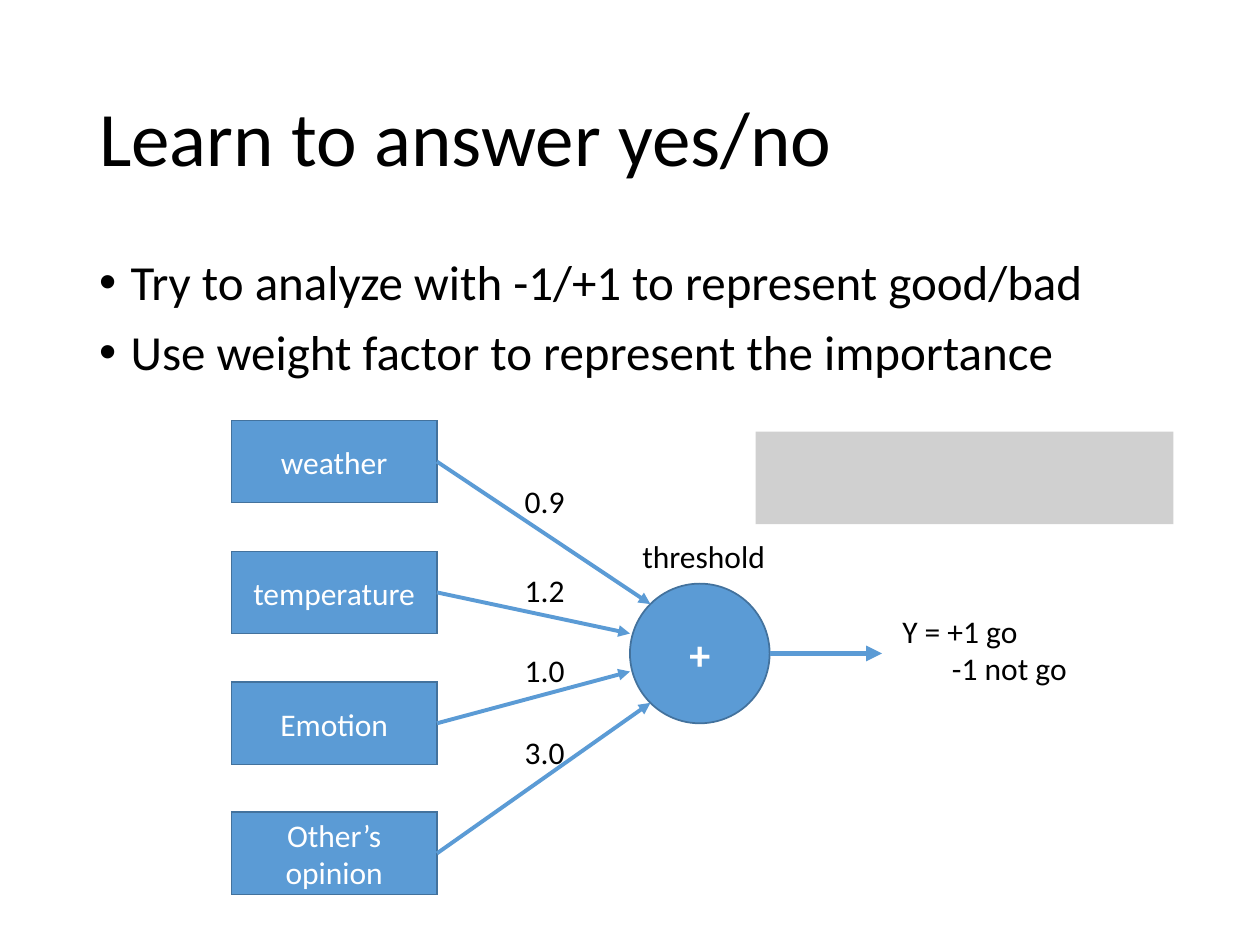
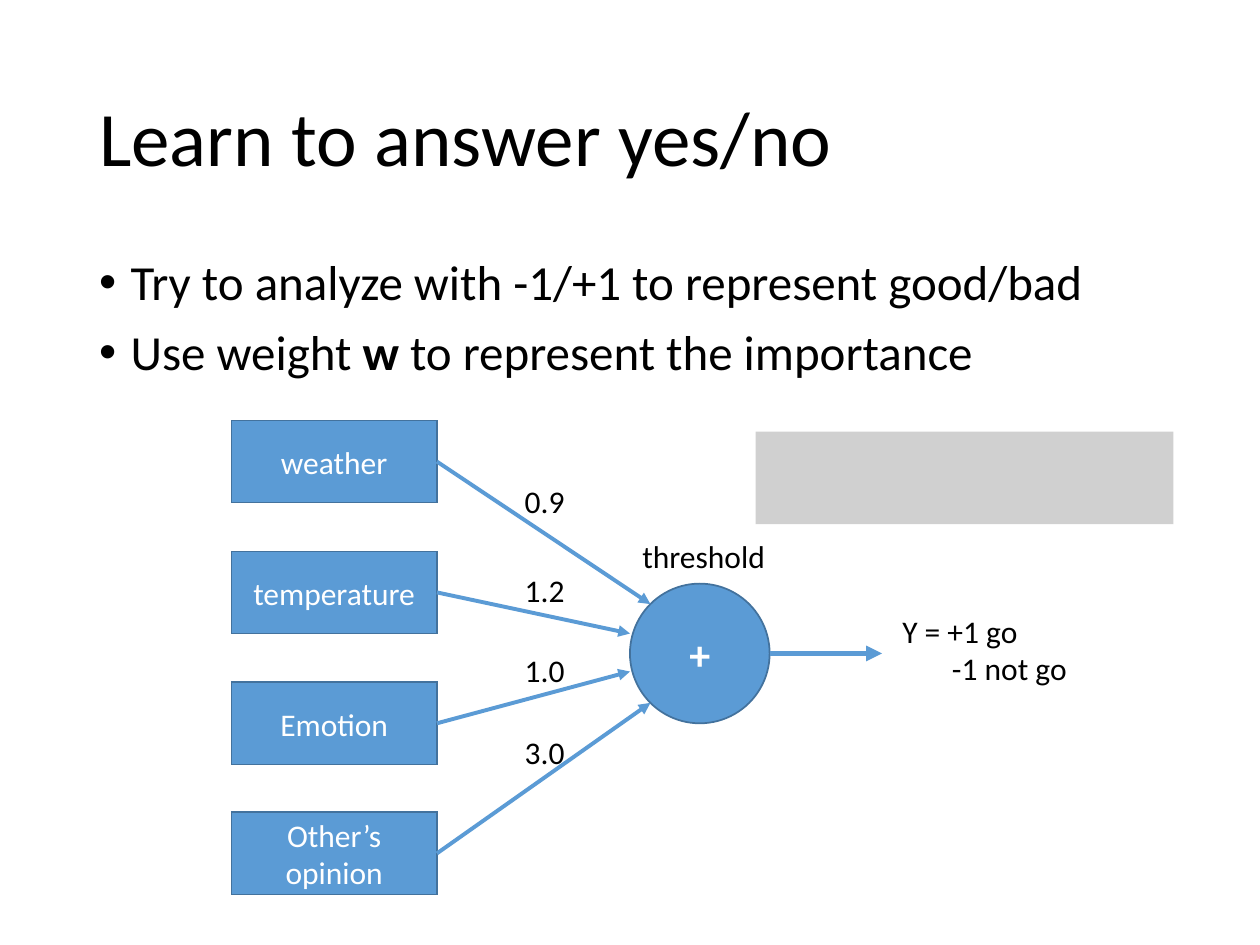
Before and after one commit to hansxiao7/Machine-learning-101, a slide deck: slide 10 of week2/PLA.pptx. Drawn at 1260x945 pixels with LibreOffice and Linux fonts; fonts in the diff are those of the drawing; grey boxes stand for pictures. Boxes give left, top, right and bottom in pixels: in the first picture for what was removed or moved away, otherwise in the second. Text is boxed around its words. In the diff, an @@ line names an element or a change of style, - is before the commit and + after.

```diff
--- a/week2/PLA.pptx
+++ b/week2/PLA.pptx
@@ text at [131, 336, 973, 379]: text changed @@
-• Use weight factor to represent the importance
+• Use weight w to represent the importance
```
Also in this commit, not shown: 7 other slides changed, 7 other files.
